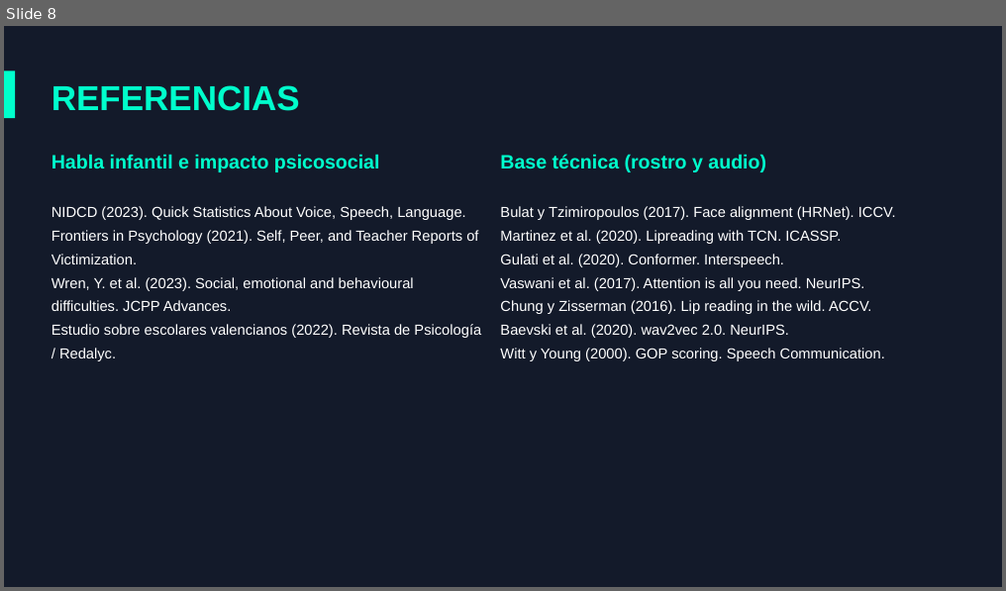
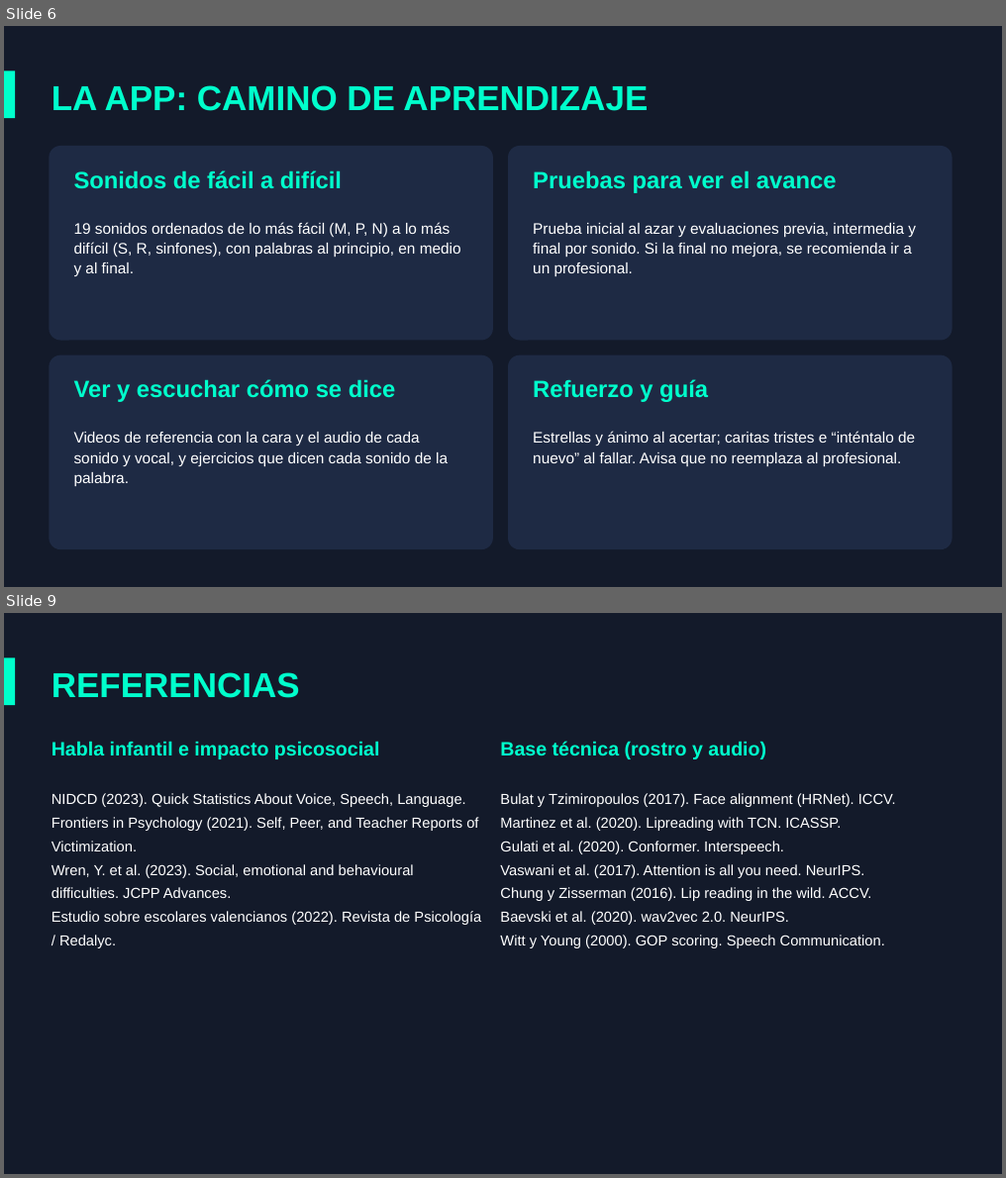
Before and after one commit to David-Code404/FonoKids, a slide deck: documentacion/presentacion/FonoKids - IA para la pronunciación infantil.pptx. Shown one above the other, each under a label of ours: slide 8 before the commit, slides 6 and 9 after it; the slides between them are not shown. The pictures are 1006x591 and 1006x1178 pixels, drawn with LibreOffice and Linux fonts; fonts in the diff are those of the drawing. Boxes give left, top, right and bottom in pixels: in the first picture for what was removed or moved away, otherwise in the second. Text is boxed around its words. In the diff, an @@ line names an element or a change of style, - is before the commit and + after.

Commit message:
Documento FonoKids - IA para la pronunciación infantil.pptx

```diff
--- a/documentacion/presentacion/FonoKids - IA para la pronunciación infantil.pptx
+++ b/documentacion/presentacion/FonoKids - IA para la pronunciación infantil.pptx
@@ slide 6 added at <box>4,26,1002,587</box>, background #131A2A @@
@@ rectangle added at <box>4,71,15,118</box>, fill #00FFCC @@
@@ text added at <box>52,85,648,111</box>, 50 pt, text #00FFCC, bold @@
+LA APP: CAMINO DE APRENDIZAJE
@@ rounded rectangle added at <box>49,146,493,341</box>, fill #1E2A44 @@
@@ text added at <box>74,171,342,189</box>, 34 pt, text #00FFCC, bold @@
+Sonidos de fácil a difícil
@@ rounded rectangle added at <box>508,146,952,341</box>, fill #1E2A44 @@
@@ text added at <box>533,171,837,193</box>, 34 pt, text #00FFCC, bold @@
+Pruebas para ver el avance
@@ text added at <box>74,222,461,276</box>, 22 pt, text #FFFFFF @@
+19 sonidos ordenados de lo más fácil (M, P, N) a lo más difícil (S, R, sinfones), con palabras al principio, en medio y al final.
@@ text added at <box>533,223,916,276</box>, 22 pt, text #FFFFFF @@
+Prueba inicial al azar y evaluaciones previa, intermedia y final por sonido. Si la final no mejora, se recomienda ir a un profesional.
@@ rounded rectangle added at <box>49,356,493,550</box>, fill #1E2A44 @@
@@ text added at <box>74,379,396,402</box>, 34 pt, text #00FFCC, bold @@
+Ver y escuchar cómo se dice
@@ rounded rectangle added at <box>508,356,952,550</box>, fill #1E2A44 @@
@@ text added at <box>533,379,708,402</box>, 34 pt, text #00FFCC, bold @@
+Refuerzo y guía
@@ text added at <box>74,432,448,486</box>, 22 pt, text #FFFFFF @@
+Videos de referencia con la cara y el audio de cada sonido y vocal, y ejercicios que dicen cada sonido de la palabra.
@@ text added at <box>533,431,915,467</box>, 22 pt, text #FFFFFF @@
+Estrellas y ánimo al acertar; caritas tristes e “inténtalo de nuevo” al fallar. Avisa que no reemplaza al profesional.
@@ what was slide 8 is now slide 9 @@
```
Also in this commit, not shown: 6 slides changed, 1 other slide added, 1 slide removed.
